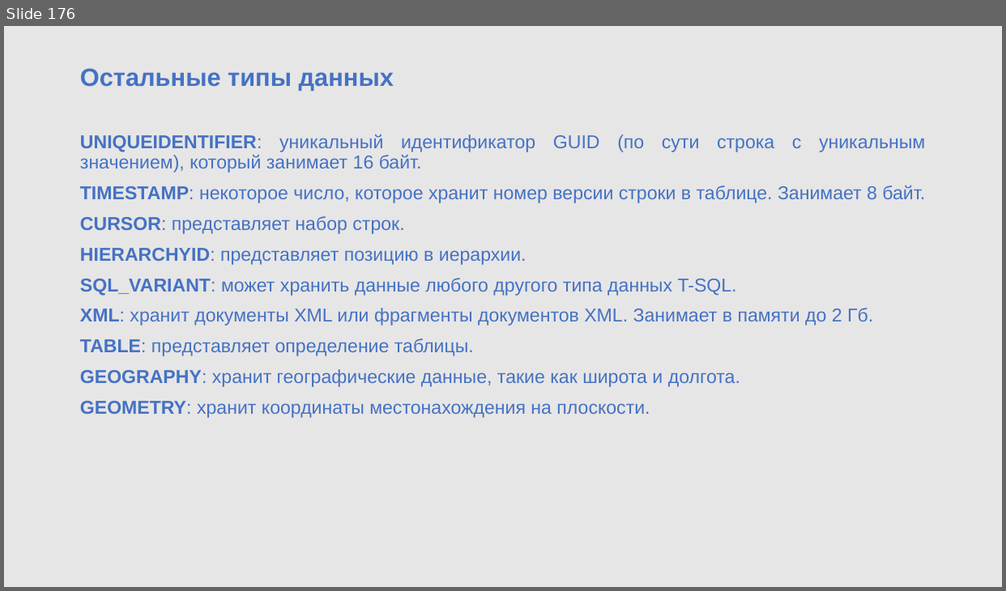
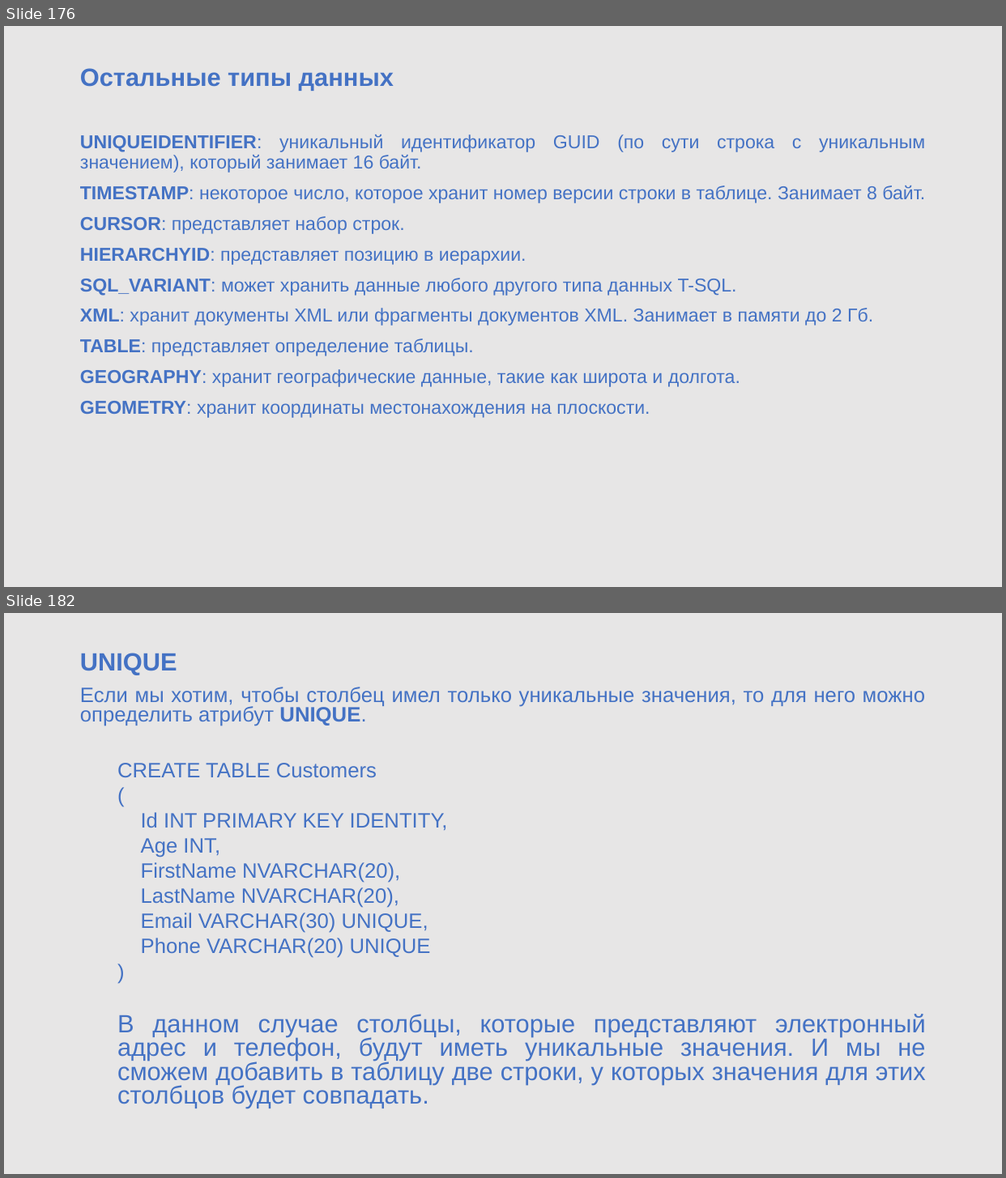
Before and after one commit to sigaleugene/TOP_OPEN, a slide deck: DB1.pptx. Shown one above the other, each under a label of ours: slide 176 before the commit, slides 176 and 182 after it; the slides between them are not shown. The pictures are 1006x591 and 1006x1178 pixels, drawn with LibreOffice and Linux fonts; fonts in the diff are those of the drawing; background and template pictures are left out. Boxes give left, top, right and bottom in pixels: in the first picture for what was removed or moved away, otherwise in the second. Text is boxed around its words. In the diff, an @@ line names an element or a change of style, - is before the commit and + after.

```diff
--- a/DB1.pptx
+++ b/DB1.pptx
@@ slide 182 added at [4,613,1002,1174], background #E7E6E6 @@
@@ text added at [80,653,926,1109], 20 pt, text #4472C4 @@
+UNIQUE
+Если мы хотим, чтобы столбец имел только уникальные значения, то для него можно определить атрибут UNIQUE.
+  CREATE TABLE Customers
+  (
+  Id INT PRIMARY KEY IDENTITY,
+  Age INT,
+  FirstName NVARCHAR(20),
+  LastName NVARCHAR(20),
+  Email VARCHAR(30) UNIQUE,
+  Phone VARCHAR(20) UNIQUE
+  )
+  В данном случае столбцы, которые представляют электронный адрес и телефон, будут иметь уникальные значения. И мы не сможем добавить в таблицу две строки, у которых значения для этих столбцов будет совпадать.
```
Also in this commit, not shown: 120 other slides added, 3 other files.
